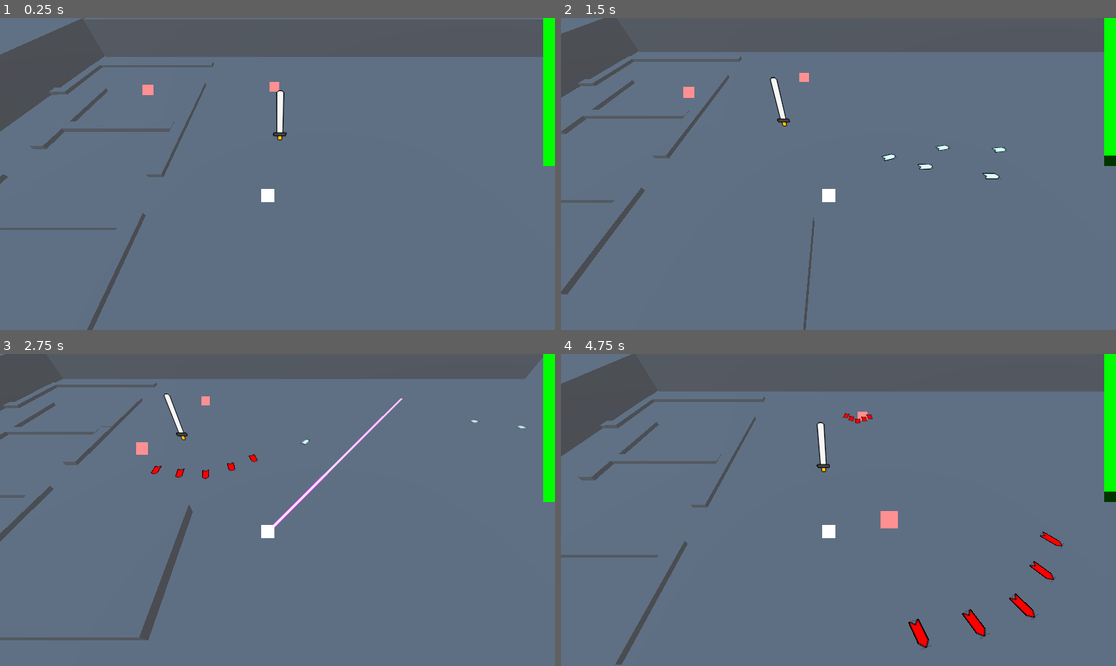
Above: before the commit, frames 1-4 (two rows, left to right).
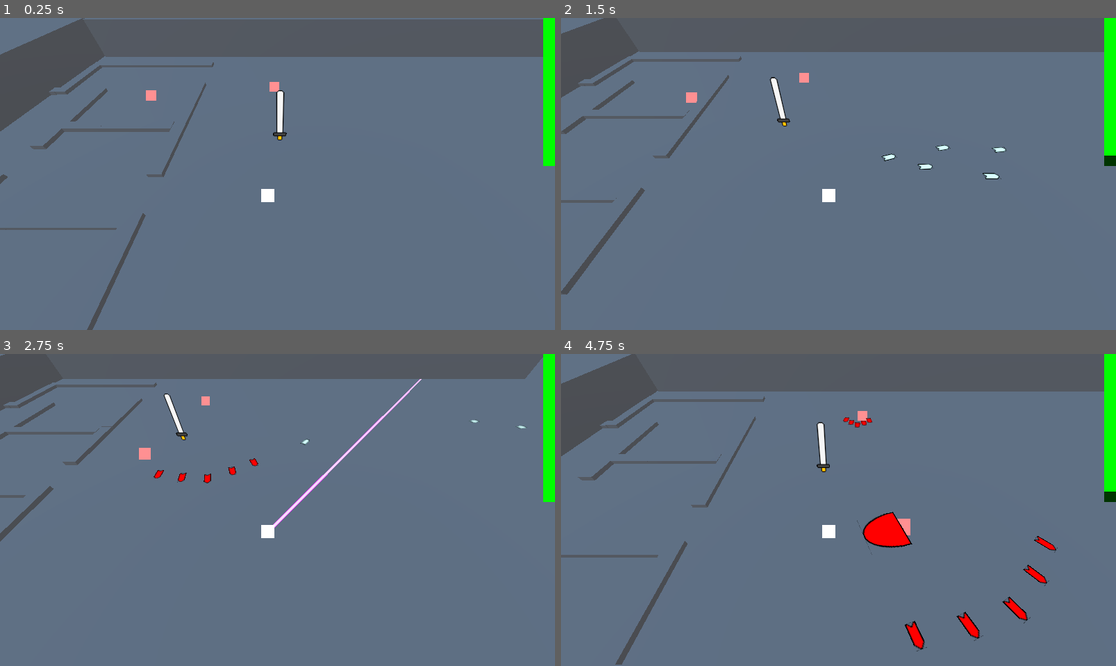
Above: after the commit, the same moments.

Repository: etjwalsh/N330Group3Project
Game: Godot game, scene res://Scenes/Root/root.tscn
Two runs of this game, one before a commit and one after it. Both use one fixed random seed, a clock stepped at 60 frames per second and the inputs below.
Inputs (mouse positions are in pixels of both pictures, inside the frame that each line leads up to):
- Up to frame 1 (0.25 s): no input
- Up to frame 2 (1.5 s): tap Enter at 0.5 s; move the mouse to (960, 158) at 0.52 s; press the mouse at (960, 158) at 0.53 s; hold D (right) 0.53-1.28 s; move the mouse to (727, 189) at 1.27 s; release the mouse at (727, 189) at 1.28 s; hold S (down) from 1.28 s (still down); tap Shift (dash) at 1.35 s
- Up to frame 3 (2.75 s): click (166, 525) at 1.55 s; move the mouse to (333, 441) at 2.02 s; release S (down) at 2.03 s; press the mouse at (333, 441) at 2.03 s; hold D (right) from 2.03 s (still down); right-click (333, 441) at 2.1 s
- Up to frame 4 (4.75 s): move the mouse to (810, 572) at 2.77 s; release D (right) at 2.78 s; release the mouse at (810, 572) at 2.78 s; hold W (up) 2.78-3.53 s; click (810, 572) at 2.85 s; move the mouse to (1005, 556) at 3.52 s; press the mouse at (1005, 556) at 3.53 s; hold A (left) from 3.53 s (still down); move the mouse to (672, 463) at 4.27 s; release the mouse at (672, 463) at 4.28 s; tap Shift (dash) at 4.35 s; click (672, 463) at 4.55 s

The runs differ from the first frame. In frame 1, less than 0.1% of the frame differs, in the area x 25-29%, y 21-27%; in frame 2, 0.2%; in frame 3, 1.2%; in frame 4, 2.0%, in the area x 50-91%, y 18-96%.

Commit message:
melee emimy complete :)

Diff:
--- /dev/null
+++ b/Scenes/Bullets/EnemySword/enemy_sword.gd
@@ -0,0 +1,14 @@
+extends Area3D
+
+var time = .5
+
+# Called when the node enters the scene tree for the first time.
+func _ready() -> void:
+	pass # Replace with function body.
+
+
+# Called every frame. 'delta' is the elapsed time since the previous frame.
+func _process(delta: float) -> void:
+	time -= delta
+	if(time <= 0):
+		queue_free()
--- a/Scenes/Bullets/EnemySword/enemy_sword.tscn
+++ b/Scenes/Bullets/EnemySword/enemy_sword.tscn
@@ -1,5 +1,6 @@
-[gd_scene load_steps=4 format=3 uid="uid://crpn6nm882bhy"]
+[gd_scene load_steps=5 format=3 uid="uid://crpn6nm882bhy"]
 
+[ext_resource type="Script" path="res://Scenes/Bullets/EnemySword/enemy_sword.gd" id="1_7pxq6"]
 [ext_resource type="Texture2D" uid="uid://c8qlhtnc8yhnj" path="res://Images/EnemySword.png" id="1_un2nv"]
 
 [sub_resource type="SpriteFrames" id="SpriteFrames_myf6b"]
@@ -14,13 +15,19 @@
 }]
 
 [sub_resource type="CylinderShape3D" id="CylinderShape3D_dqmhy"]
-radius = 0.25
+height = 1.0
+radius = 1.25
 
-[node name="EnemySword" type="RigidBody3D"]
+[node name="EnemySword" type="Area3D"]
+collision_layer = 0
+collision_mask = 2
+script = ExtResource("1_7pxq6")
 
 [node name="AnimatedSprite3D" type="AnimatedSprite3D" parent="."]
-transform = Transform3D(1, 0, 0, 0, -4.37114e-08, -1, 0, 1, -4.37114e-08, 0, 0, 0)
+transform = Transform3D(1, 0, 0, 0, -4.37114e-08, -1, 0, 1, -4.37114e-08, 0, 0, 1.6)
+pixel_size = 0.05
 sprite_frames = SubResource("SpriteFrames_myf6b")
 
 [node name="CollisionShape3D" type="CollisionShape3D" parent="."]
+transform = Transform3D(1, 0, 0, 0, 1, 0, 0, 0, 1, 0, 0, 1.6)
 shape = SubResource("CylinderShape3D_dqmhy")
--- a/Scenes/Enemies/MeleeEnemy/MeleeEnemy.tscn
+++ b/Scenes/Enemies/MeleeEnemy/MeleeEnemy.tscn
@@ -7,7 +7,6 @@
 size = Vector3(1.3, 1, 1.3)
 
 [node name="MeleeEnemy" type="RigidBody3D"]
-rotation_edit_mode = 2
 collision_layer = 4
 axis_lock_linear_y = true
 script = ExtResource("1_j6pml")
@@ -19,4 +18,5 @@
 texture = ExtResource("2_u2itq")
 
 [node name="CollisionShape3D" type="CollisionShape3D" parent="."]
+transform = Transform3D(1, 0, 0, 0, 1, 0, 0, 0, 1, 0, 0.5, 0)
 shape = SubResource("BoxShape3D_oc8t3")
--- a/Scenes/Enemies/MeleeEnemy/melee_enemy.gd
+++ b/Scenes/Enemies/MeleeEnemy/melee_enemy.gd
@@ -6,17 +6,18 @@
 const hitstun = 1
 const moveUpdate = 1
 const speed = 10
-const swingDist = 5
+const swingDist = 3
+const windup = .5
 
 var health = 5
-var time = 0
+var time = moveUpdate
 var prevTime = 0
 var enemyBulletIns
 var swordHit = false
 var hitstunTimer = 0
 var aiMode = still
 
-enum {still, charge}
+enum {still, charge, attack, swing}
 
 # Called when the node enters the scene tree for the first time.
 func _ready() -> void:
@@ -24,8 +25,6 @@
 
 # Called every frame. 'delta' is the elapsed time since the previous frame.
 func _process(delta: float) -> void:
-
-	time += delta
 
 	if(swordHit):
 		hitstunTimer += delta
@@ -37,15 +36,17 @@
 	if(health <= 0):
 		queue_free()
 
-	if(fmod(time, moveUpdate) < fmod(prevTime, moveUpdate)):
-		aiMode = charge
-
 	match(aiMode):
 		still:
+			time -= delta
+			if(time <= 0):
+				aiMode = charge
 			linear_velocity = Vector3.ZERO
 		charge:
 			if(swordHit):
 				aiMode = still
+				time = moveUpdate
+				linear_velocity = Vector3.ZERO
 			else:
 				if(abs(position - PlayerAutoload.pos).length() > swingDist):
 					var dist = position.direction_to(PlayerAutoload.pos) * speed
@@ -53,5 +54,26 @@
 					linear_velocity = dist
 				else:
 					linear_velocity = Vector3.ZERO
+					aiMode = attack
+					time = windup
+		attack:
+			if(swordHit):
+				aiMode = still
+				time = moveUpdate
+				linear_velocity = Vector3.ZERO
+			else:
+				time -= delta
+				if(time <= 0):
+					aiMode = swing
+				else:
+					linear_velocity = Vector3.ZERO
+		swing:
+			enemyBulletIns = sword.instantiate()
+			var direction = position.direction_to(PlayerAutoload.pos)
+			enemyBulletIns.rotation.y = -Vector2(direction.x, direction.z).angle() + PI/2
+			enemyBulletIns.position.y += .5
+			add_child(enemyBulletIns)
+			aiMode = still
+			time = moveUpdate
 
 	prevTime = time
--- a/Scenes/Enemies/RangedEnemy/rangedEnemy.gd
+++ b/Scenes/Enemies/RangedEnemy/rangedEnemy.gd
@@ -48,7 +48,6 @@
 				enemyBulletIns.rotation.y = dir + ((i - floor(bulletNum / 2)) * spread)
 				enemyBulletIns.bulletSpeed = bulletSpeed
 				enemyBulletIns.position += enemyBulletIns.basis.z * (1 - (abs((bulletNum / 2) - i))) * bulletSpreadDist
-
 				enemyBulletIns.position += enemyBulletIns.basis.x * (i - floor(bulletNum / 2.0)) * bulletSpreadDist
 				add_child(enemyBulletIns)
 
--- a/Scenes/Enemies/RangedEnemy/rangedEnemy.tscn
+++ b/Scenes/Enemies/RangedEnemy/rangedEnemy.tscn
@@ -14,9 +14,10 @@
 script = ExtResource("1_glxnk")
 
 [node name="EnemySprite" type="Sprite3D" parent="."]
-transform = Transform3D(2.04758, 0, 0, 0, 2.04758, 0, 0, 0, 1, 0, 0, 0)
+transform = Transform3D(2.04758, 0, 0, 0, 2.04758, 0, 0, 0, 1, 0, 0.5, 0)
 billboard = 1
 texture = ExtResource("2_iy3f7")
 
 [node name="CollisionShape3D" type="CollisionShape3D" parent="."]
+transform = Transform3D(1, 0, 0, 0, 1, 0, 0, 0, 1, 0, 0.5, 0)
 shape = SubResource("BoxShape3D_oc8t3")
--- a/Scenes/Map/map.tscn
+++ b/Scenes/Map/map.tscn
@@ -258,10 +258,3 @@
 [node name="MeshInstance3D" type="MeshInstance3D" parent="Walls/Node3D16"]
 transform = Transform3D(1, 0, 0, 0, 1, 1.39602e-07, 0, -1.74846e-07, 0.798431, 0.155682, 0.83704, 0.0622308)
 mesh = SubResource("BoxMesh_pqmfm")
-
-[node name="CSGBox3D" type="CSGBox3D" parent="."]
-transform = Transform3D(1, 0, 0, 0, 1, 0, 0, 0, 1, 0, 1, 0.487)
-layers = 3
-use_collision = true
-collision_mask = 0
-size = Vector3(0.5, 1, 0.5)
--- a/Scenes/Player/player.gd
+++ b/Scenes/Player/player.gd
@@ -30,10 +30,6 @@
 const sword = preload("res://Scenes/Bullets/PlayerSword/player_sword.tscn")
 
 func _physics_process(delta: float) -> void:
-	# Add the gravity.
-	if not is_on_floor():
-		velocity += get_gravity() * delta
-
 	# Get the input direction and handle the movement/deceleration.
 	# As good practice, you should replace UI actions with custom gameplay actions.
 	var input_dir := Input.get_vector("left", "right", "up", "down")
@@ -44,8 +40,8 @@
 	else:
 		velocity.x = move_toward(velocity.x, 0, speed)
 		velocity.z = move_toward(velocity.z, 0, speed)
+	PlayerAutoload.pos = position
 	move_and_slide()
-	PlayerAutoload.pos = position
 
 func _process(delta: float) -> void:
 	if(Input.is_action_pressed("use")):
--- a/Scenes/Player/player.tscn
+++ b/Scenes/Player/player.tscn
@@ -21,6 +21,9 @@
 [node name="Player" type="CharacterBody3D"]
 collision_layer = 2
 axis_lock_linear_y = true
+axis_lock_angular_x = true
+axis_lock_angular_y = true
+axis_lock_angular_z = true
 script = ExtResource("1_s4hq0")
 
 [node name="Camera3D" type="Camera3D" parent="."]
--- a/Scenes/Root/root.tscn
+++ b/Scenes/Root/root.tscn
@@ -19,13 +19,13 @@
 [node name="UI" parent="." instance=ExtResource("3_tb5d4")]
 
 [node name="RangedEnemy" parent="." instance=ExtResource("4_1grcp")]
-transform = Transform3D(1, 0, 0, 0, 1, 0, 0, 0, 1, 0.373, 1, -17.202)
+transform = Transform3D(1, 0, 0, 0, 1, 0, 0, 0, 1, 0.373, 0.5, -17.202)
 
 [node name="Room" parent="." instance=ExtResource("5_ltgwf")]
 transform = Transform3D(1, 0, 0, 0, 1, 0, 0, 0, 1, 15, 0.5, 15)
 
 [node name="MeleeEnemy" parent="." instance=ExtResource("5_mbxqv")]
-transform = Transform3D(1, 0, 0, 0, 1, 0, 0, 0, 1, -15, 1.22574, -15)
+transform = Transform3D(1, 0, 0, 0, 1, 0, 0, 0, 1, -15, 0.5, -15)
 
 [node name="swordArmPickup" parent="." instance=ExtResource("7_jbswk")]
 transform = Transform3D(1, 0, 0, 0, 1, 0, 0, 0, 1, 1, 3.24699, -7)
--- a/Scenes/rooms/room.tscn
+++ b/Scenes/rooms/room.tscn
@@ -18,9 +18,12 @@
 
 [node name="CSGBox3D3" type="CSGBox3D" parent="."]
 transform = Transform3D(-4.40651e-06, 0, 6.63477, 0, 5.49419, 0, -100.809, 0, -2.90015e-07, -46.9202, 2.49961, -0.554585)
+use_collision = true
 
 [node name="CSGBox3D4" type="CSGBox3D" parent="."]
 transform = Transform3D(-93.0705, 0, -5.8003e-07, 0, 5.49419, 0, 8.13649e-06, 0, -6.63477, 3.04738, 2.49961, 46.4158)
+use_collision = true
 
 [node name="CSGBox3D5" type="CSGBox3D" parent="."]
 transform = Transform3D(-87.5427, 0, -5.8003e-07, 0, 5.49419, 0, 7.65323e-06, 0, -6.63477, 0.547281, 2.49961, -46.7057)
+use_collision = true
Not shown: 2 places in Scenes/Player/player.tscn that only renumber resources
Not shown, added: addons/godot-jolt/LICENSE.txt
Not shown, added: addons/godot-jolt/THIRDPARTY.txt
Not shown, added: addons/godot-jolt/android/libgodot-jolt_android-arm32.so
Not shown, added: addons/godot-jolt/android/libgodot-jolt_android-arm32_editor.so
Not shown, added: addons/godot-jolt/android/libgodot-jolt_android-arm64.so
Not shown, added: addons/godot-jolt/android/libgodot-jolt_android-arm64_editor.so
Not shown, added: addons/godot-jolt/android/libgodot-jolt_android-x64.so
Not shown, added: addons/godot-jolt/android/libgodot-jolt_android-x64_editor.so
Not shown, added: addons/godot-jolt/android/libgodot-jolt_android-x86.so
Not shown, added: addons/godot-jolt/android/libgodot-jolt_android-x86_editor.so
Not shown, added: addons/godot-jolt/godot-jolt.gdextension
(and 18 more such lines)
